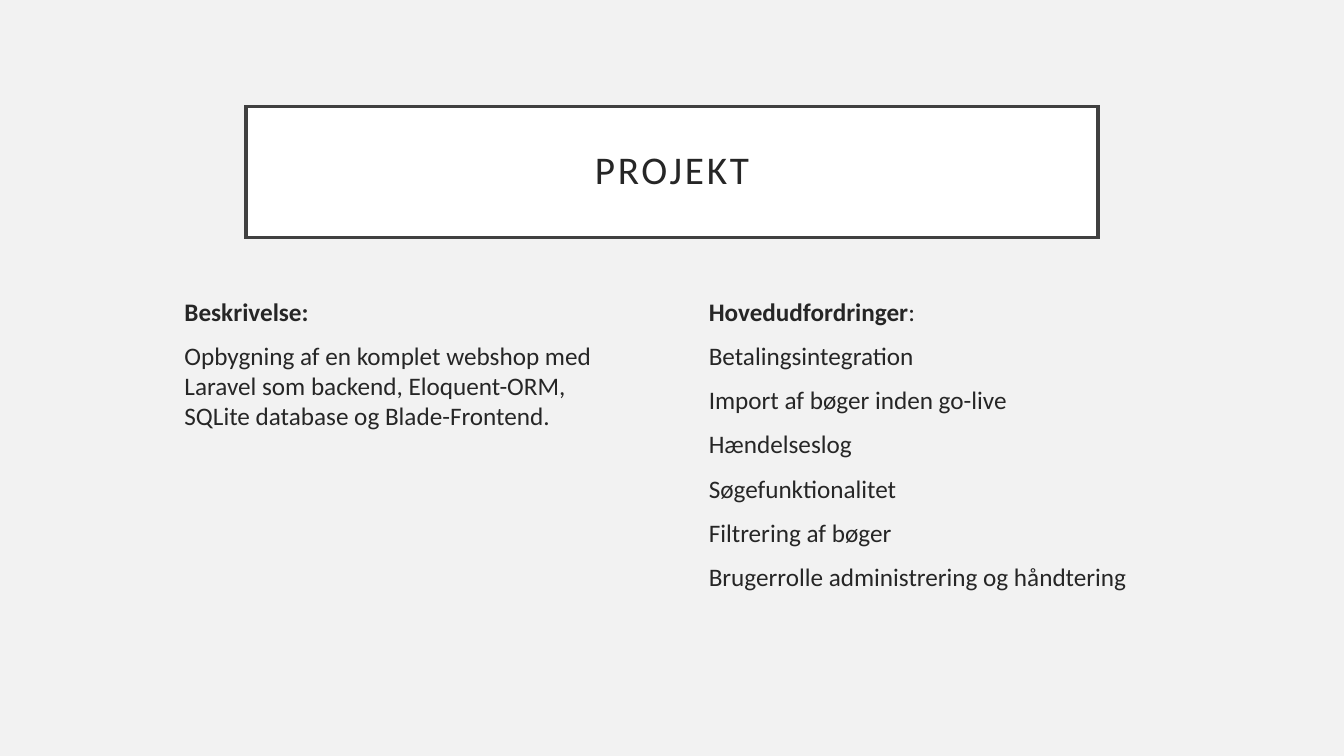
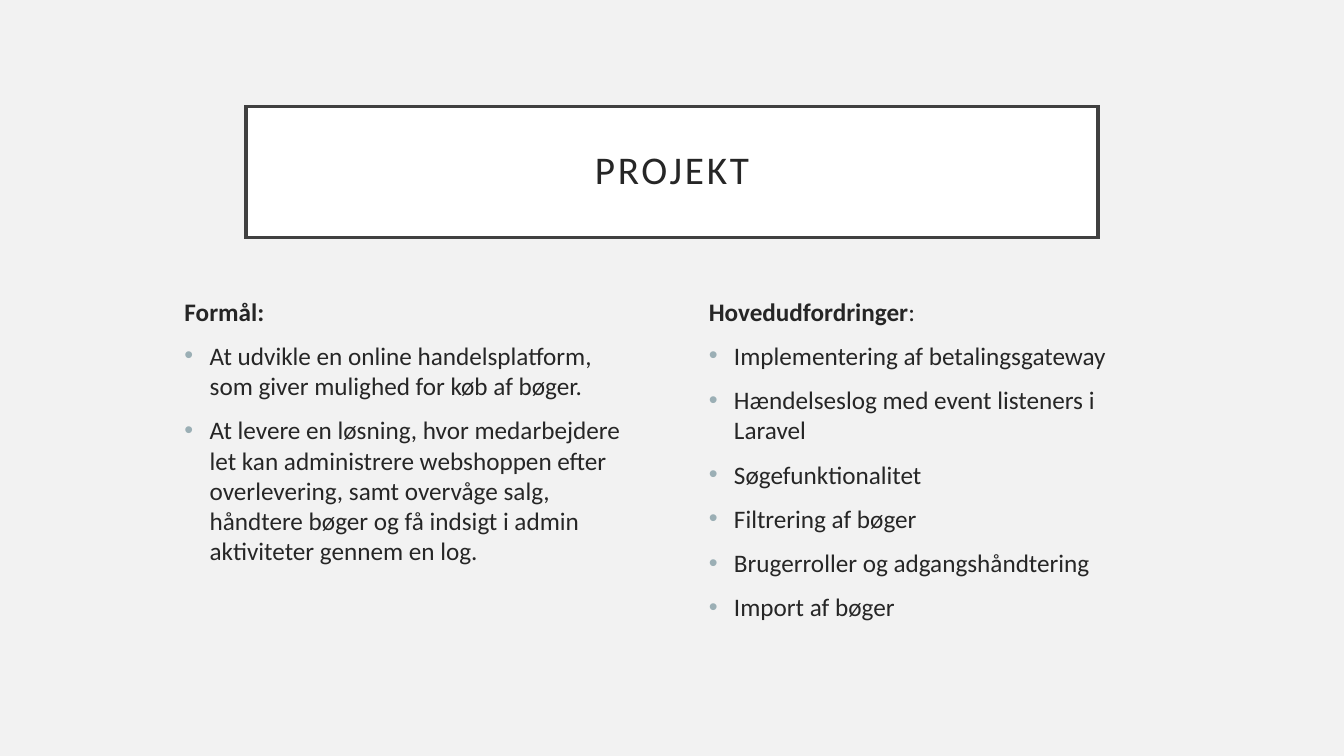
Before and after one commit to MichaelAggerholm/Apprentice_Test, a slide deck: slide 4 of Assets/Documents/Præsentation-sidernesVerden.pptx (slide 3 before the commit). Drawn at 1344x756 pixels with LibreOffice and Linux fonts; fonts in the diff are those of the drawing. Boxes give left, top, right and bottom in pixels: in the first picture for what was removed or moved away, otherwise in the second. Text is boxed around its words. In the diff, an @@ line names an element or a change of style, - is before the commit and + after.

```diff
--- a/Assets/Documents/Præsentation-sidernesVerden.pptx
+++ b/Assets/Documents/Præsentation-sidernesVerden.pptx
@@ text at (184,303,620,565): text changed @@
-Beskrivelse:
-Opbygning af en komplet webshop med Laravel som backend, Eloquent-ORM, SQLite database og Blade-Frontend.
+Formål:
+• At udvikle en online handelsplatform, som giver mulighed for køb af bøger.
+• At levere en løsning, hvor medarbejdere let kan administrere webshoppen efter overlevering, samt overvåge salg, håndtere bøger og få indsigt i admin aktiviteter gennem en log.
@@ text at (734,347,1106,439): text changed @@
-Betalingsintegration
-Import af bøger inden go-live
-Hændelseslog
+• Implementering af betalingsgateway
+• Hændelseslog med event listeners i Laravel
@@ text at (734,466,921,533): bullet none to • @@
@@ text at (734,554,1090,621): text changed @@
-Brugerrolle administrering og håndtering
+• Brugerroller og adgangshåndtering
+• Import af bøger
```
Also in this commit, not shown: 4 other slides changed, 2 slides added, 1 slide removed.
